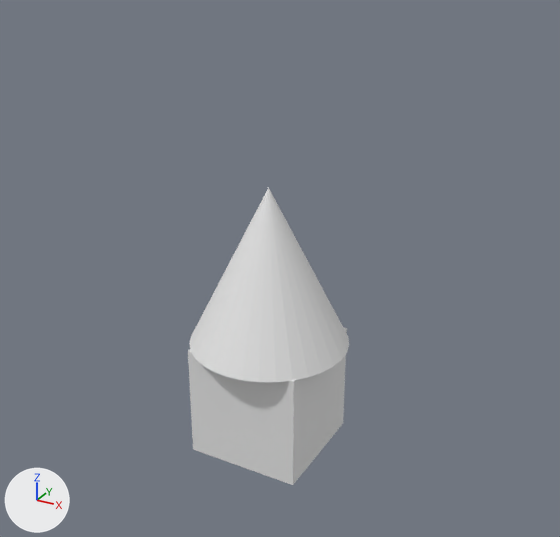
The Blender file blend/child_blenderisland_house.blend as it was, and as the next commit left it.
Camera for both pictures: a 50 mm lens placed at (5.81, -10.19, 8.46), pointed at (-0.91, 2.03, 2.35). Lighting does not change. The marker at lower left points along +X, +Y and +Z.
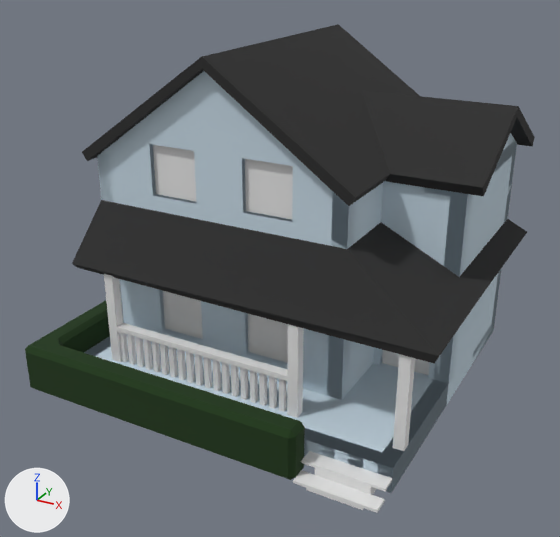
Commit message: Initial house

Not drawn themselves, but carrying or shaping drawn objects: ob_cut_window, ob_cut_window_001, ob_cut_window_002, ob_cut_window_003, ob_cut_window_004.

Pixel boxes [x1, y1, x2, y2] of what changed, in the pictures (560 x 537 px):
'Plane', added: after [84, 71, 517, 493]
'Plane.001', added (black): after [72, 200, 527, 363]
'Plane.002', added (black): after [82, 24, 535, 206]
'Cube', reshaped, modifiers changed: before [188, 328, 347, 485]; after [25, 301, 305, 480]
'Cone', deleted: before [189, 187, 349, 382]
'Plane.004', added: after [119, 332, 286, 412]
'Plane.003', added: after [293, 451, 392, 513]
'Cube.007', added: after [245, 159, 293, 220]
'Cube.006', added: after [153, 145, 196, 202]
'Plane.005', added: after [117, 323, 288, 381]
'Cube.004', added: after [248, 314, 288, 363]
'Cube.002', added: after [393, 354, 415, 451]
'Cube.005', added: after [163, 291, 203, 339]
'Cube.001', added: after [287, 324, 304, 418]
'Cube.003', added: after [104, 274, 123, 362]
'Cube.008', added: after [382, 350, 430, 375]

Edits to the bpy script that builds the scene:
```text
Change me_cube_010:
    remove me_cube_010.from_pydata(...)  # 8 vertices, 6 faces; spans x -1.0..1.0, y -1.0..1.0, z -1.0..1.0
    remove me_cube_010.materials.append(mat_material)  # white #e7e7e7
    add me_cube_010.from_pydata(...)  # 16 vertices, 14 faces; spans x -5.0..1.0, y -1.0..6.0, z -1.0..0.0
    me_cube_010 part 1
    7 vertices are removed from x -1.0..1.0, y -1.0..1.0, z -1.0..1.0
    6 faces are deleted
    7 vertices are added at x -5.0..1.0, y -1.0..6.0, z -1.0
    8 new vertices lie (0.0, 0.0, 1.0) away from vertices in x -5.0..1.0, y -1.0..6.0, z -1.0
    14 new faces join them
    add me_cube_010.materials.append(mat_bush)  # dark green #1b3812
Add me_plane_006:
    me_plane_006.from_pydata([(0.3, 0.1, 0.5), (-3.5, 0.3, 0.5), (-3.5, 0.1, 0.5), (0.3, 0.3, 0.5)], [], [(0, 3, 1, 2)])
Add me_plane_005:
    me_plane_005.from_pydata([(0.1, 0.25, 0.45), (0.2, 0.25, 0.45), (0.3, 0.15, 0.45), (0.1, 0.15, 0.45), (0.2, 0.15, 0.45), (0.2, 0.25, -0.3), (0.1, 0.25, -0.3), (0.1, 0.15, -0.3), (0.2, 0.15, -0.3), (0.1, 0.25, 0.45), (0.3, 0.15, 0.45), (0.1, 0.15, 0.45)], [(2, 4), (2, 10)], [(0, 3, 7, 6), (8, 5, 6, 7), (1, 0, 6, 5), (3, 4, 8, 7), (4, 1, 5, 8), (3, 0, 9, 11)])
Add me_plane_002:
    me_plane_002.from_pydata([(2.95, 6.0, 2.5), (-4.4, 0.0, 2.5), (2.95, 0.0, 2.5), (2.95, 2.5, 2.5), (0.95, 6.0, 3.5), (-4.4, 6.0, 3.5), (-4.4, 2.5, 3.5), (-4.4, 1.0, 3.5), (0.95, 1.0, 3.5), (0.95, 2.5, 3.5)], [], [(9, 4, 5, 6), (8, 9, 6, 7), (2, 3, 9, 8), (3, 0, 4, 9), (1, 2, 8, 7)])
    me_plane_002.materials.append(mat_root)  # black #2c2c2c
Add me_cube_001:
    me_cube_001.from_pydata([(-0.1, -0.1, 0.5), (-0.1, -0.1, 2.55), (-0.1, 0.1, 0.5), (-0.1, 0.1, 2.55), (0.1, -0.1, 0.5), (0.1, -0.1, 2.55), (0.1, 0.1, 0.5), (0.1, 0.1, 2.55), (-0.1, 0.1, 0.5), (-0.1, 0.1, 2.5), (0.1, 0.1, 0.5), (0.1, 0.1, 2.5)], [], [(0, 1, 3, 2), (2, 3, 7, 6), (6, 7, 5, 4), (4, 5, 1, 0), (2, 6, 4, 0), (7, 3, 1, 5), (8, 9, 11, 10)])
Change ob_cube:
    add _m = ob_cube.modifiers.new('Bevel', 'BEVEL')
    add _m.limit_method = 'NONE'
Remove ob_cone:
    ob_cone = bpy.data.objects.new('Cone', me_cone)
Add ob_cube_008:
    ob_cube_008 = bpy.data.objects.new('Cube.008', me_cube_013)  # a box spanning x -0.5..0.5, y 0.1..0.2, z -1.4..0.7
    ob_cube_008.parent = ob_cut_window_004
    ob_cube_008.location = (-0.6, 1.0, 1.9)
Add ob_cut_window_004:
    ob_cut_window_004 = bpy.data.objects.new('cut.window.004', me_cube_012)  # a box spanning x -0.5..0.5, y -0.2..0.4, z -1.4..0.7
    ob_cut_window_004.location = (1.6, 2.4, 1.9)
Add ob_cube_007:
    ob_cube_007 = bpy.data.objects.new('Cube.007', me_cube_011)  # a box spanning x -0.5..0.5, y 0.1..0.2, z -0.5..0.5
    ob_cube_007.parent = ob_cut_window
    ob_cube_007.location = (-0.6, 1.0, 4.3)
Add ob_cut_window:
    ob_cut_window = bpy.data.objects.new('cut.window', me_cube_003)  # a box spanning x -0.5..0.5, y -0.2..0.4, z -1.0..1.0
    ob_cut_window.location = (-2.6, 0.9, 1.9)
Add ob_cube_006:
    ob_cube_006 = bpy.data.objects.new('Cube.006', me_cube_011.copy())
    ob_cube_006.parent = ob_cut_window
    ob_cube_006.location = (-2.6, 1.0, 4.3)
Add ob_cube_005:
    ob_cube_005 = bpy.data.objects.new('Cube.005', me_cube_004)  # a box spanning x -0.5..0.5, y 0.1..0.2, z -1.0..1.0
    ob_cube_005.parent = ob_cut_window
    ob_cube_005.location = (-2.6, 1.0, 1.9)
Add ob_cube_004:
    ob_cube_004 = bpy.data.objects.new('Cube.004', me_cube_004)  # a box spanning x -0.5..0.5, y 0.1..0.2, z -1.0..1.0
    ob_cube_004.parent = ob_cut_window_001
    ob_cube_004.location = (-0.6, 1.0, 1.9)
Add ob_cut_window_001:
    ob_cut_window_001 = bpy.data.objects.new('cut.window.001', me_cube_003)  # a box spanning x -0.5..0.5, y -0.2..0.4, z -1.0..1.0
    ob_cut_window_001.location = (-0.6, 0.9, 1.9)
Add ob_plane_005:
    ob_plane_005 = bpy.data.objects.new('Plane.005', me_plane_006)  # modifiers SOLIDIFY
    ob_plane_005.location = (0.0, 0.0, 0.8)
Add ob_plane_004:
    ob_plane_004 = bpy.data.objects.new('Plane.004', me_plane_005)  # modifiers ARRAY
    ob_plane_004.location = (0.0, 0.0, 0.8)
Add ob_plane_003:
    ob_plane_003 = bpy.data.objects.new('Plane.003', me_plane_008)  # 40 vertices, 36 faces; spans x 1.0..2.5, y -1.0..-0.4, z 0.0..0.3
    ob_plane_003.location = (0.0, 0.0, 0.0)
Add ob_plane_002:
    ob_plane_002 = bpy.data.objects.new('Plane.002', me_plane_007)  # 18 vertices, 8 faces; spans x -4.6..2.8, y 0.8..6.2, z 4.5..6.5; in mat_root (black #2c2c2c); modifiers SOLIDIFY
    ob_plane_002.location = (0.0, 0.0, 0.0)
Add ob_plane_001:
    ob_plane_001 = bpy.data.objects.new('Plane.001', me_plane_002)  # modifiers SOLIDIFY
    ob_plane_001.location = (0.0, 0.0, 0.0)
Add ob_plane:
    ob_plane = bpy.data.objects.new('Plane', me_plane_001)  # 43 vertices, 39 faces; spans x -4.4..2.5, y -0.4..6.0, z 0.0..6.3; in mat_material_001 (white #c9dbe7); modifiers EDGE_SPLIT, SOLIDIFY, BOOLEAN, BOOLEAN, BOOLEAN, BOOLEAN, BOOLEAN
    ob_plane.location = (0.0, 0.0, 0.0)
Add ob_cut_window_002:
    ob_cut_window_002 = bpy.data.objects.new('cut.window.002', me_cube_007)  # a box spanning x -0.5..0.5, y -0.2..0.4, z -0.5..0.5
    ob_cut_window_002.location = (-2.6, 1.0, 4.3)
Add ob_cut_window_003:
    ob_cut_window_003 = bpy.data.objects.new('cut.window.003', me_cube_007)  # a box spanning x -0.5..0.5, y -0.2..0.4, z -0.5..0.5
    ob_cut_window_003.location = (-0.6, 1.0, 4.3)
Add ob_cube_003:
    ob_cube_003 = bpy.data.objects.new('Cube.003', me_cube_001)
    ob_cube_003.location = (-3.6, 0.2, 0.0)
Add ob_cube_002:
    ob_cube_002 = bpy.data.objects.new('Cube.002', me_cube_001)
    ob_cube_002.location = (2.4, 0.2, 0.0)
Add ob_cube_001:
    ob_cube_001 = bpy.data.objects.new('Cube.001', me_cube_001)
    ob_cube_001.location = (0.4, 0.2, 0.0)
```
